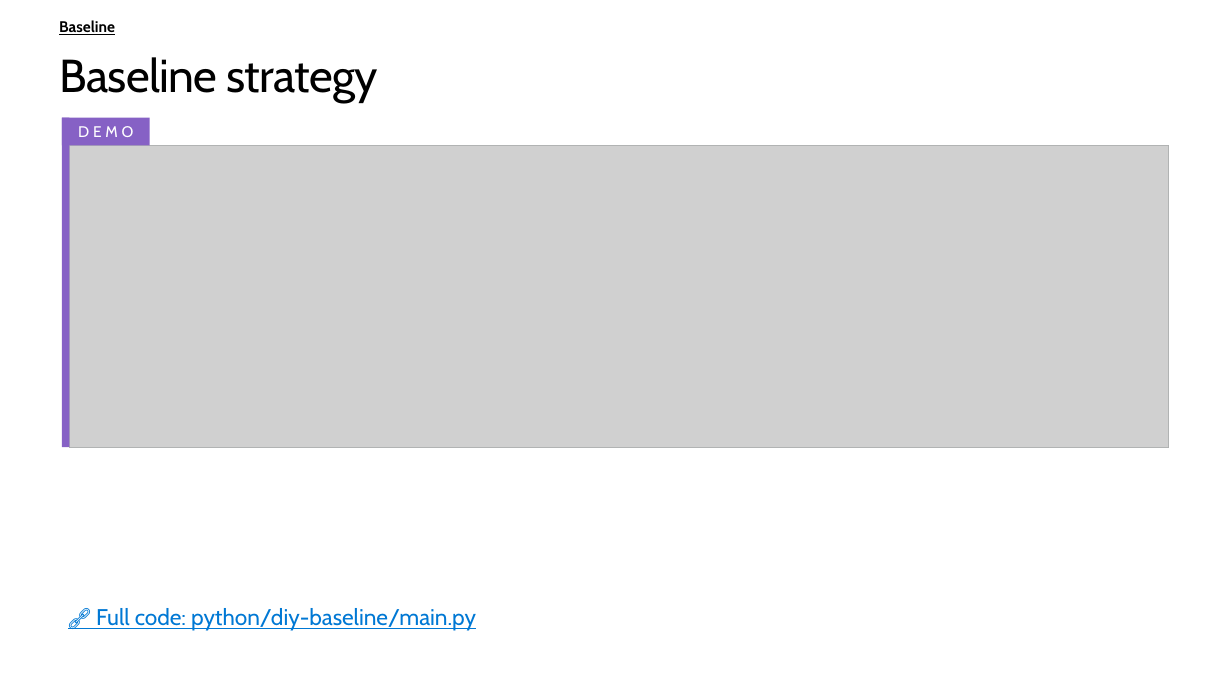
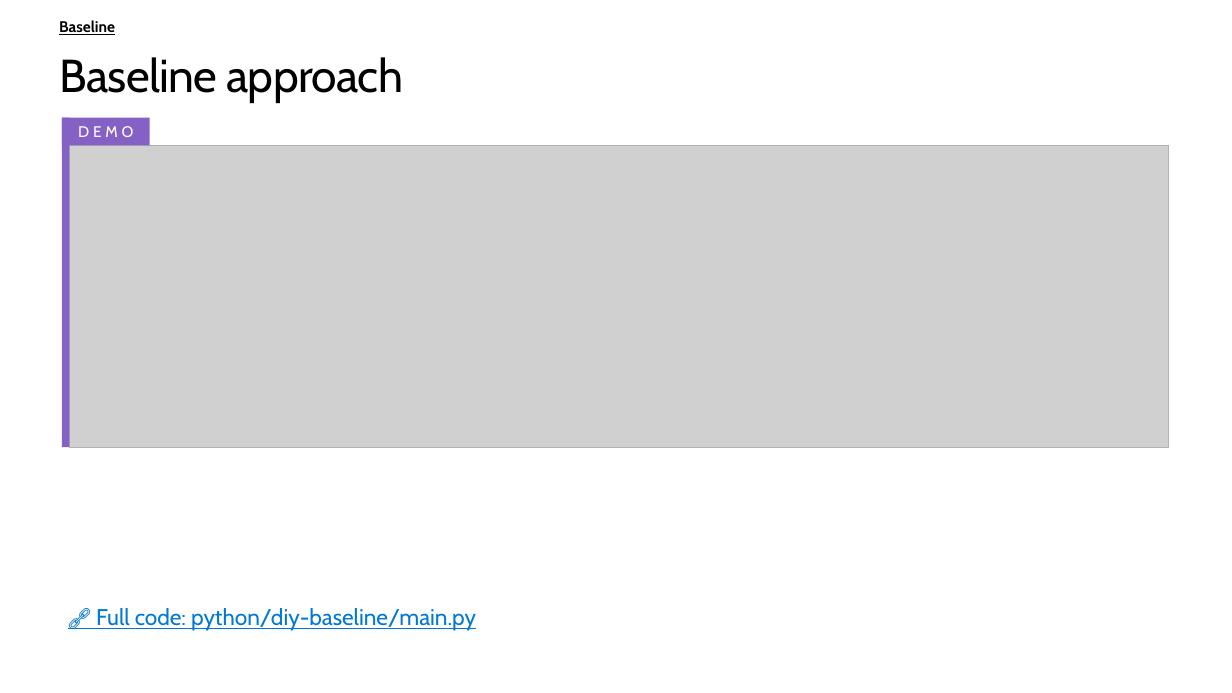
Before and after one commit to microsoft/ignite26-BRK300-building-agentic-retrieval-from-diy-to-foundry-iq, a slide deck: slide 9 of IgniteBRK300-WorkingDeck.pptx. Drawn at 1232x693 pixels with LibreOffice and Linux fonts; fonts in the diff are those of the drawing; grey boxes stand for pictures; background and template pictures are left out. Boxes give left, top, right and bottom in pixels: in the first picture for what was removed or moved away, otherwise in the second. Text is boxed around its words. In the diff, an @@ line names an element or a change of style, - is before the commit and + after.

```diff
--- a/IgniteBRK300-WorkingDeck.pptx
+++ b/IgniteBRK300-WorkingDeck.pptx
@@ title at (59, 57, 403, 103): text changed @@
-Baseline strategy
+Baseline approach
```
Also in this commit, not shown: 16 other slides changed, 1 slide removed, 7 other files.
